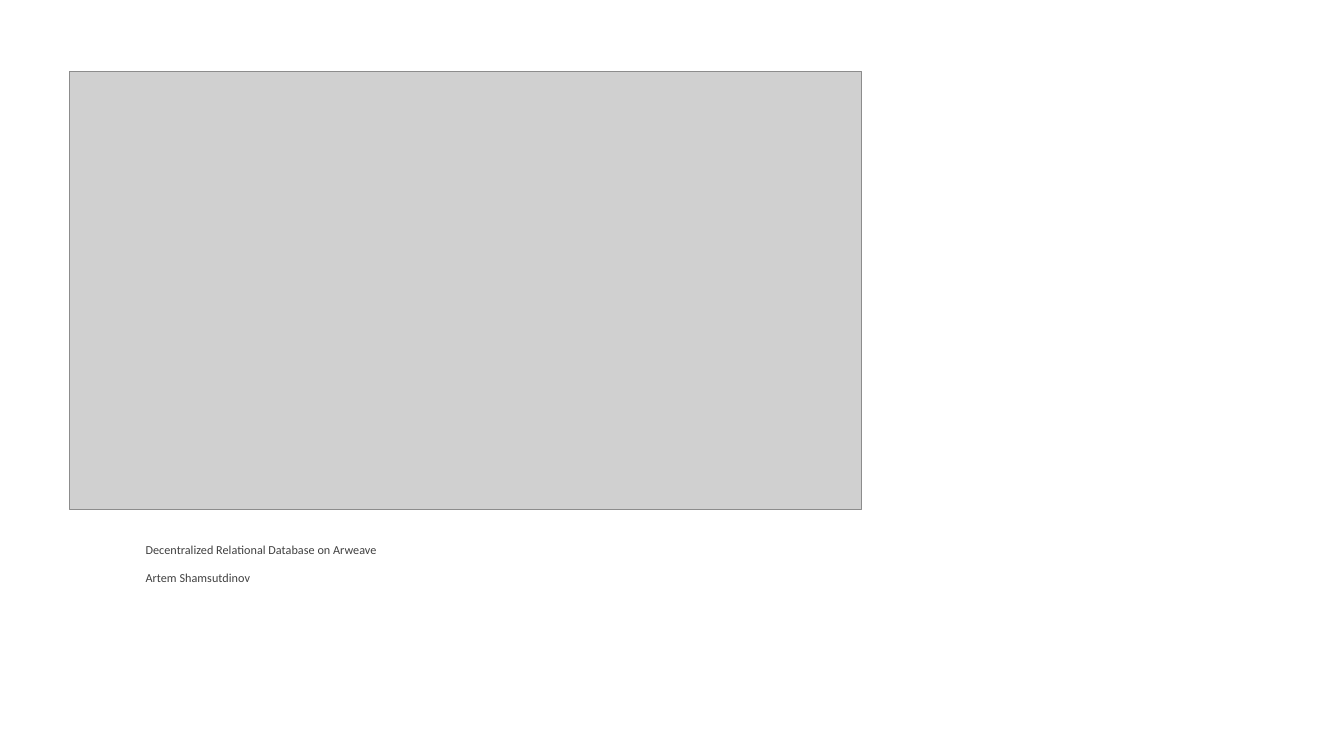
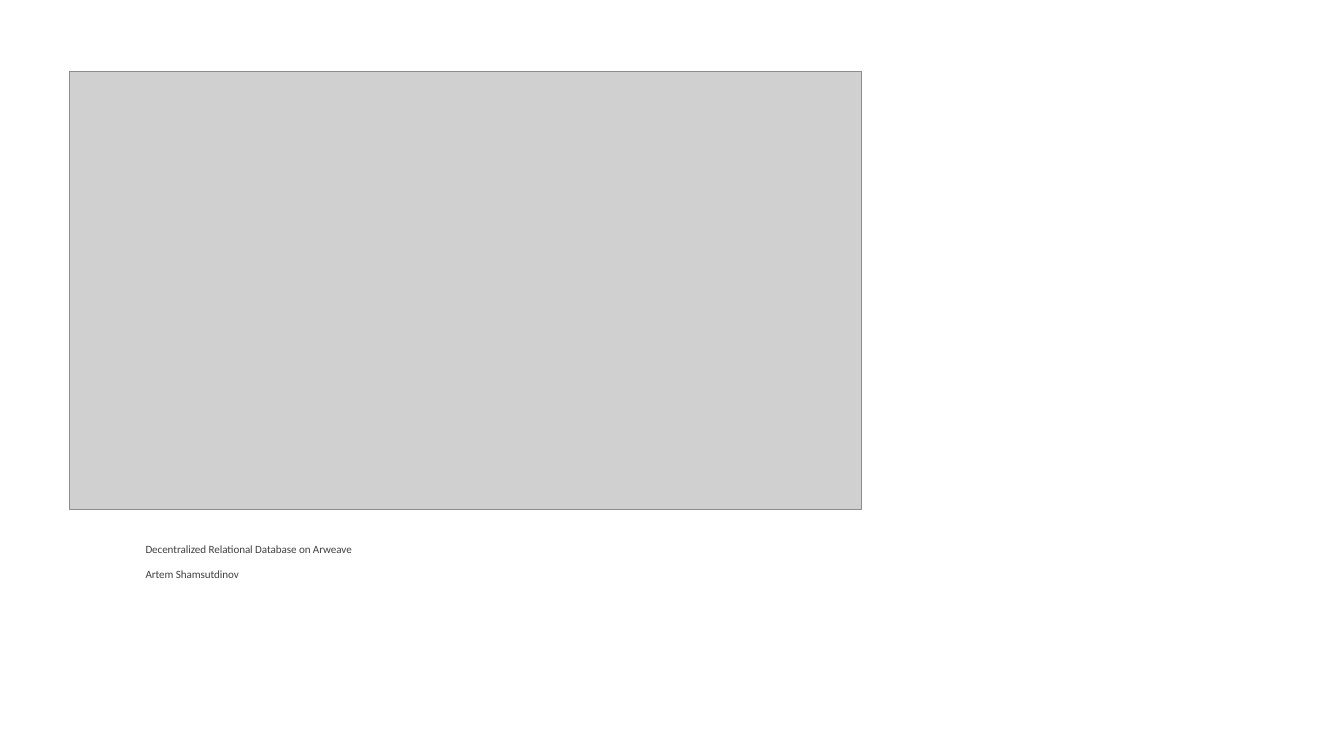
Before and after one commit to beyond-decentralized/AIRport, a slide deck: slide 1 of presentations/Open Web Foundry - Community Spotlight.pptx. Drawn at 1344x756 pixels with LibreOffice and Linux fonts; fonts in the diff are those of the drawing; grey boxes stand for pictures; background and template pictures are left out. Boxes give left, top, right and bottom in pixels: in the first picture for what was removed or moved away, otherwise in the second. Text is boxed around its words. In the diff, an @@ line names an element or a change of style, - is before the commit and + after.

```diff
--- a/presentations/Open Web Foundry - Community Spotlight.pptx
+++ b/presentations/Open Web Foundry - Community Spotlight.pptx
@@ text "Decentralized Relational Database on Arweave" at bbox=[146, 545, 352, 578]: size 8.7 to 7.8 pt @@
```
Also in this commit, not shown: 1 other slide changed.
